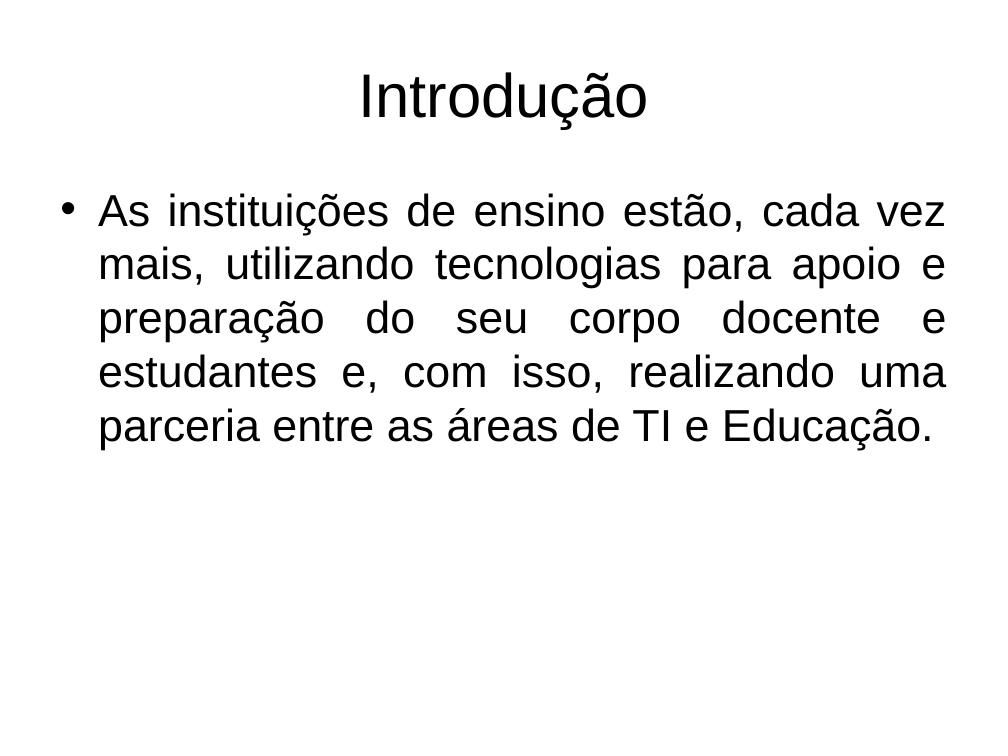
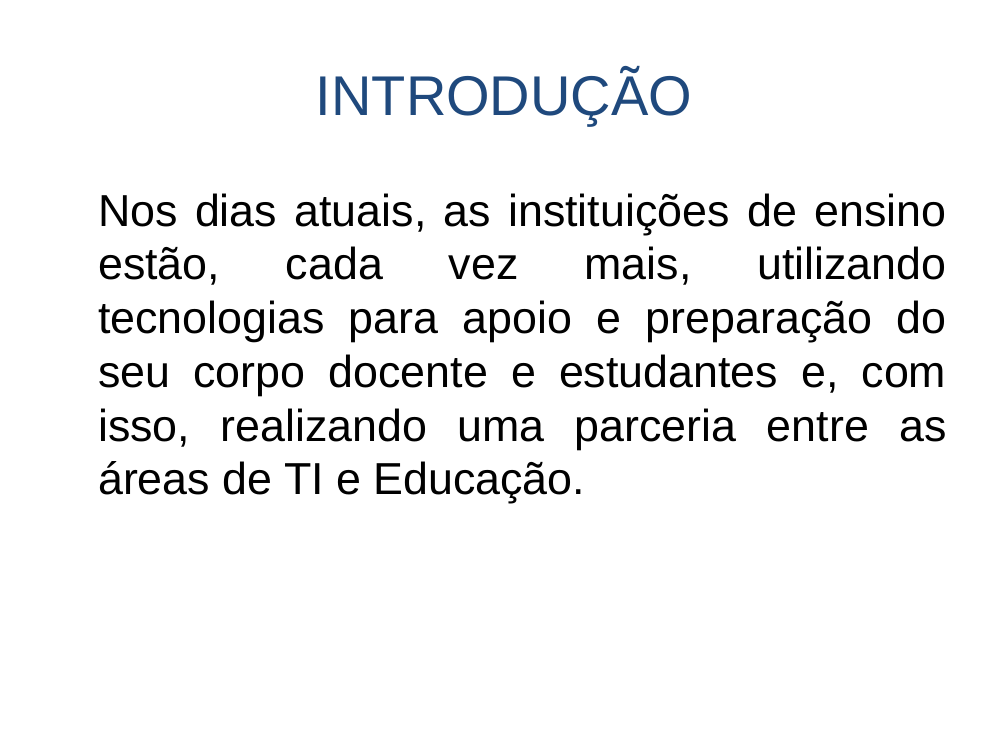
Before and after one commit to Fabricioultrasoft/tcc-fij, a slide deck: slide 3 of Apresentação TCC.ppt (slide 2 before the commit). Drawn at 1008x756 pixels with LibreOffice and Linux fonts; fonts in the diff are those of the drawing. Boxes give left, top, right and bottom in pixels: in the first picture for what was removed or moved away, otherwise in the second. Text is boxed around its words. In the diff, an @@ line names an element or a change of style, - is before the commit and + after.

```diff
--- a/Apresentação TCC.ppt
+++ b/Apresentação TCC.ppt
@@ title at (316, 71, 692, 125): text changed; size 44 to 40 pt; text colour #000000 to #1F497D @@
-Introdução
+INTRODUÇÃO
@@ text at (98, 193, 947, 503): text changed @@
-• As instituições de ensino estão, cada vez mais, utilizando tecnologias para apoio e preparação do seu corpo docente e estudantes e, com isso, realizando uma parceria entre as áreas de TI e Educação.
+Nos dias atuais, as instituições de ensino estão, cada vez mais, utilizando tecnologias para apoio e preparação do seu corpo docente e estudantes e, com isso, realizando uma parceria entre as áreas de TI e Educação.
```
Also in this commit, not shown: 5 other slides changed, 14 slides added.
